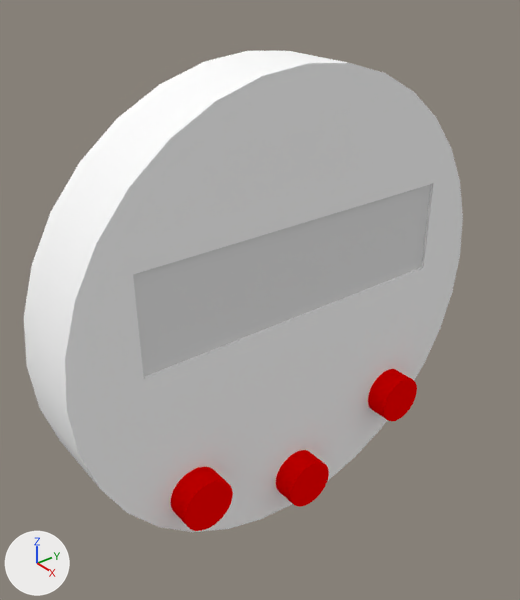
Two versions of the Blender file dev/blender/instruments/digitalclock.blend, one commit apart.
Rendered twice from a 50 mm lens placed at (-0.3241, -0.4259, 0.1142), pointed at (-0.3707, -0.3896, 0.083). Arrows for +X, +Y and +Z are at lower left; the lights stay in place.

The first picture shows 'DigitalClock', 'KnobCenter', 'KnobLeft', 'KnobRight', 'glass_panel'.
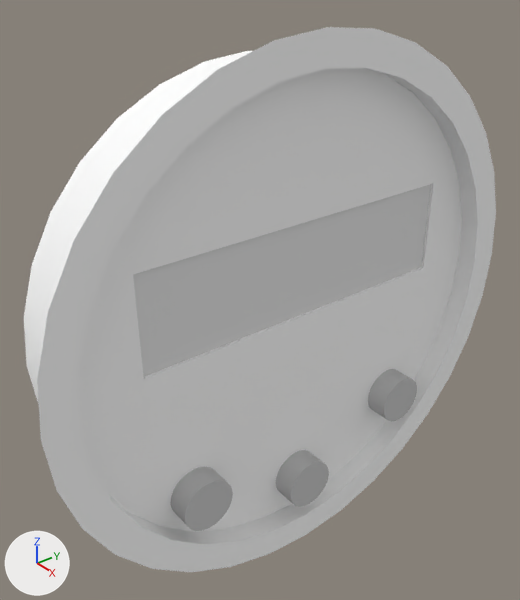
What differs and where, as boxes (x1, y1, x2, y2) in the pictures (520 x 600 px):
'Case', added
    after: (37, 27, 496, 572)
'KnobLeft', recoloured (red to grey)
    both: (171, 467, 233, 531)
'KnobCenter', recoloured (red to grey)
    both: (276, 450, 329, 507)
'KnobRight', recoloured (red to grey)
    both: (368, 369, 417, 421)

Patch to the scene script:
```diff
--- a/dev/blender/instruments/digitalclock.blend.py
+++ b/dev/blender/instruments/digitalclock.blend.py
@@ mat_redknob_001 @@
 mat_redknob_001 = diffuse_material('RedKnob.001')
-mat_redknob_001.base_color = (1.0, 0.0, 0.0)  # red #ff0000
+mat_redknob_001.base_color = (0.581, 0.581, 0.581)  # light grey #c9c9c9
@@ mat_material_002 @@
+mat_material_002 = diffuse_material('Material.002')
+mat_material_002.base_color = (1.0, 1.0, 1.0)  # white #ffffff
@@ me_circle_000 @@
+me_circle_000.from_pydata(...)  # 128 vertices, 64 faces; spans x 0.0114..0.016, y -0.038..0.0389, z -0.0388..0.0381
+me_circle_000.polygons.foreach_set('use_smooth', [True] * 64)
+me_circle_000.materials.append(mat_material_002)  # its picture is missing
@@ ob_case @@
+ob_case = bpy.data.objects.new('Case', me_circle_000)
+ob_case.location = (-0.3752, -0.3885, 0.0826)
+ob_case.scale = (0.659, 0.659, 0.648)
+ob_case.show_transparent = True
```
